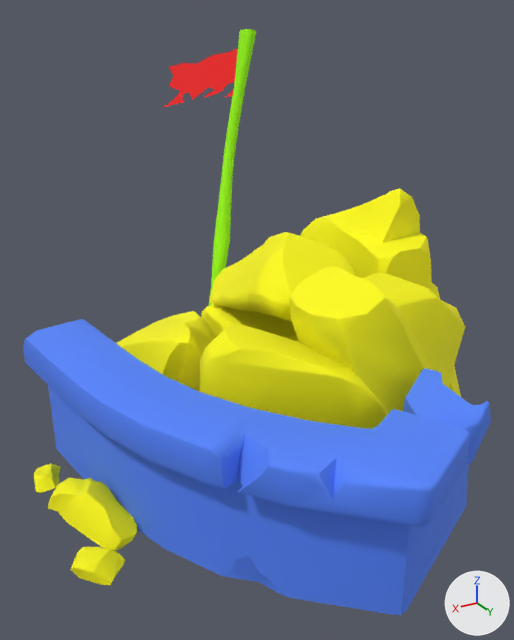
An edit to the FBX model Assets/3D/Corgy/Mesh/SM_Obstacle01.fbx, drawn before and after from the same camera.
Both versions are drawn from a 50 mm lens placed at (5.31, 0.62, 2.57), pointed at (3.1, -3.07, 0.72). The axes (+X, +Y, +Z) are drawn at lower right. The lights are the same throughout. Where no turn or scale is listed for an object, it has been applied to the vertices.

The older version as bpy lines, for what is in view:
```python
me_mesh = bpy.data.meshes.new('Mesh')
me_mesh.from_pydata(...)  # 2155 vertices, 4243 faces; spans x -1.27..1.78, y -2.31..2.23, z -0.08..2.47
# faces by material slot: [618, 3382, 27, 216]
me_mesh.materials.append(mat_t_bordure)  # blue #5585fd
me_mesh.materials.append(mat_t_rochers)  # yellow #fffb00
me_mesh.materials.append(mat_t_drapeau)  # red #fd1c1c
me_mesh.materials.append(mat_t_poteau)  # green #9bfe00
ob_obstacle_01 = bpy.data.objects.new('Obstacle_01', me_mesh)
ob_obstacle_01.location = (2.902, -3.302, 0.0)
```
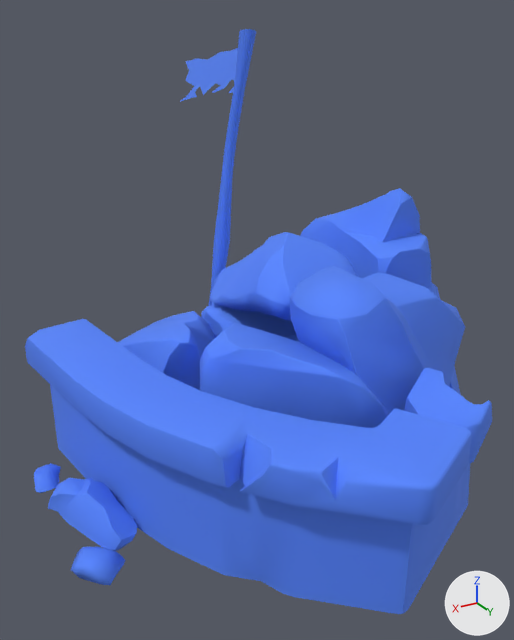
Where the newer file only moved an object's origin or applied its transform, the numbers keep the older frame.

Where the change shows, as pixel boxes (x1, y1, x2, y2) in the pictures (514 x 640 px; the box of a moved part takes in the faces that stretch with it):
'Obstacle_01', reshaped: before (23, 29, 491, 615); after (25, 29, 492, 614)
part 1 of me_mesh, rebuilt (22% narrower, 8% shorter): before (163, 49, 238, 108); after (180, 48, 238, 102)
part 2 of me_mesh, moved or reshaped: before (23, 319, 491, 615); after (25, 319, 492, 614)
part 3 of me_mesh, recoloured (yellow to blue): (34, 188, 465, 585) in both
part 4 of me_mesh, recoloured (green to blue): (208, 29, 256, 306) in both

What the commit changed:
me_mesh is used by ob_obstacle_01; location (2.902, -3.302, 0.0).
me_mesh had 2155 vertices, 4243 faces and spanned x -1.27..1.78, y -2.31..2.23, z -0.08..2.47.
me_mesh no longer uses material mat_t_drapeau (red #fd1c1c).
me_mesh now has 2155 vertices, 4243 faces and spans x -1.27..1.78, y -1.97..2.23, z -0.08..2.47.
me_mesh part 1: the loose piece of 29 vertices spanning x -0.46..-0.31, y -2.31..-0.98, z 1.78..2.35 is rebuilt with 29 vertices and now spans x -0.45..-0.32, y -1.97..-0.99, z 1.87..2.35, in mat_t_bordure (blue #5585fd).
me_mesh part 2: 175 vertices moved from x -0.33..1.6, y -0.22..2.23, z 0.0..0.84 to x -0.34..1.6, y -0.21..2.23, z 0.0..0.84; 113 vertices removed from x -0.33..1.61, y -0.22..1.97, z 0.0..0.84; 113 vertices added at x -0.34..1.6, y -0.22..1.97, z 0.0..0.84.
me_mesh part 3: 3380 faces spanning x -1.27..1.78, y -0.95..1.55, z -0.06..1.56 switch from mat_t_rochers (yellow #fffb00) to mat_t_bordure (blue #5585fd).
me_mesh part 4: 216 faces spanning x -0.53..0.24, y -1.1..-0.54, z -0.08..2.47 switch from mat_t_poteau (green #9bfe00) to mat_t_bordure (blue #5585fd).
